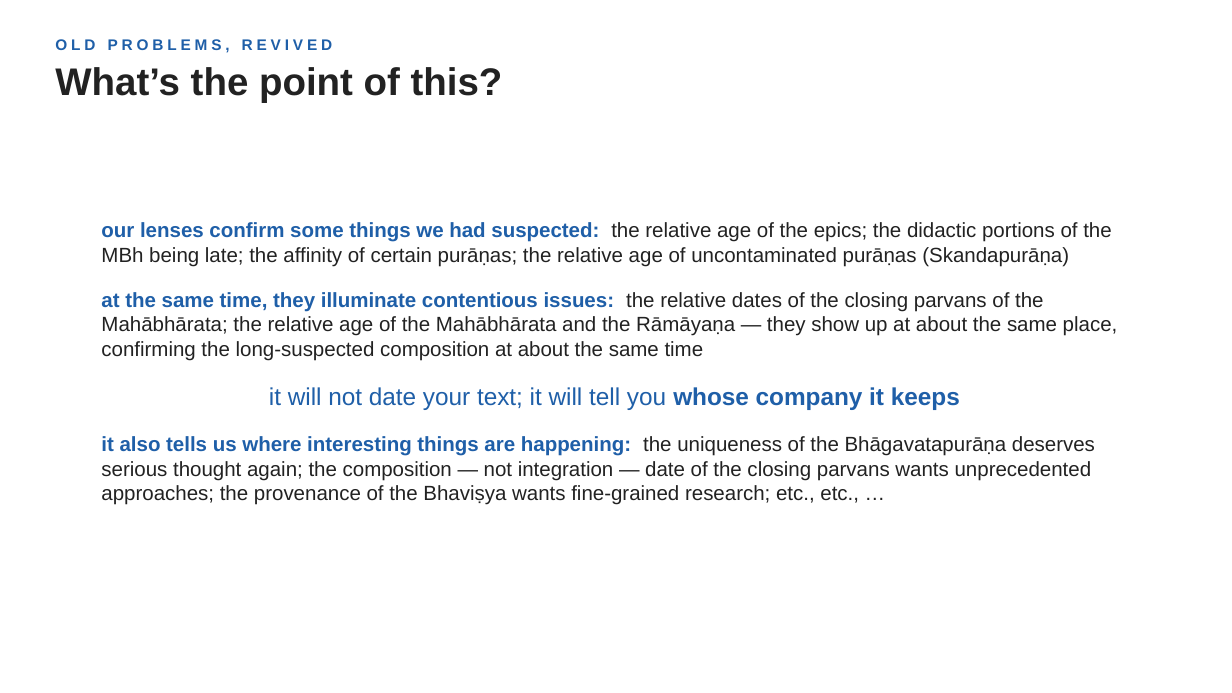
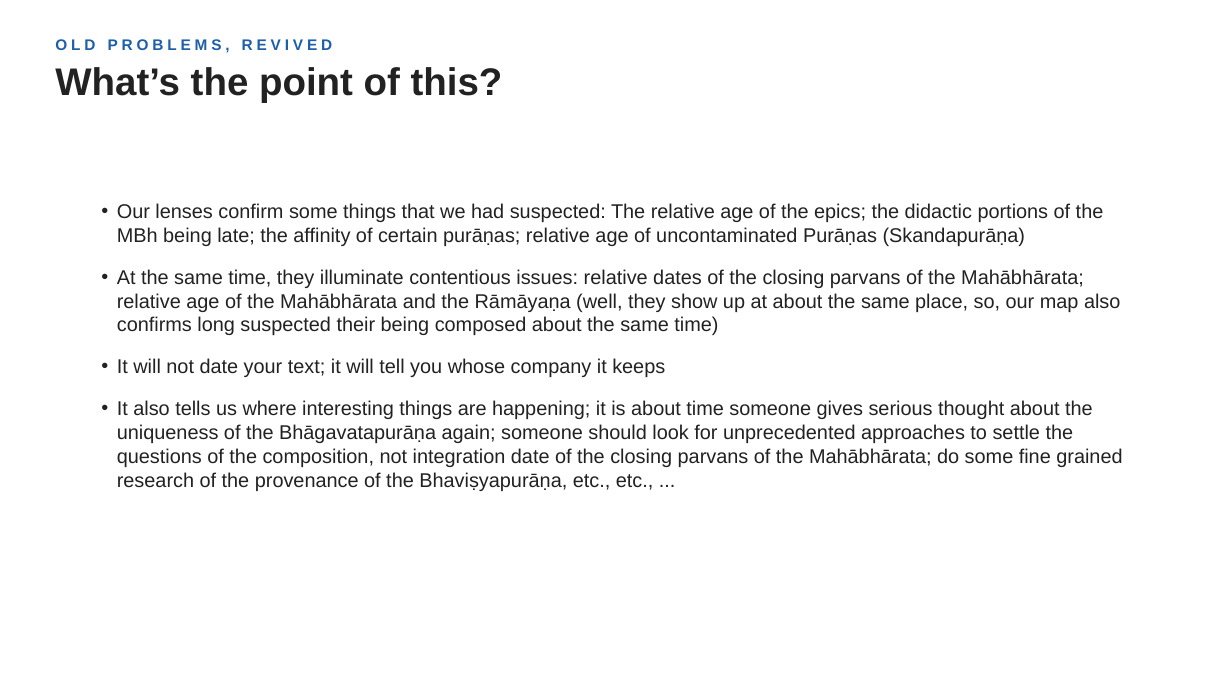
Before and after one commit to kengoharimoto/stylometry-experiments, a slide deck: slide 21 of materials/presentation_2026/chronology_stratification.pptx (slide 20 before the commit). Drawn at 1232x693 pixels with LibreOffice and Linux fonts; fonts in the diff are those of the drawing. Boxes give left, top, right and bottom in pixels: in the first picture for what was removed or moved away, otherwise in the second. Text is boxed around its words. In the diff, an @@ line names an element or a change of style, - is before the commit and + after.

```diff
--- a/materials/presentation_2026/chronology_stratification.pptx
+++ b/materials/presentation_2026/chronology_stratification.pptx
@@ text at <box>117,203,1122,491</box>: text changed; size 16 to 15.5 pt @@
-our lenses confirm some things we had suspected: the relative age of the epics; the didactic portions of the MBh being late; the affinity of certain purāṇas; the relative age of uncontaminated purāṇas (Skandapurāṇa)
-at the same time, they illuminate contentious issues: the relative dates of the closing parvans of the Mahābhārata; the relative age of the Mahābhārata and the Rāmāyaṇa — they show up at about the same place, confirming the long-suspected composition at about the same time
-it will not date your text; it will tell you whose company it keeps
-it also tells us where interesting things are happening: the uniqueness of the Bhāgavatapurāṇa deserves serious thought again; the composition — not integration — date of the closing parvans wants unprecedented approaches; the provenance of the Bhaviṣya wants fine-grained research; etc., etc., …
+• Our lenses confirm some things that we had suspected: The relative age of the epics; the didactic portions of the MBh being late; the affinity of certain purāṇas; relative age of uncontaminated Purāṇas (Skandapurāṇa)
+• At the same time, they illuminate contentious issues: relative dates of the closing parvans of the Mahābhārata; relative age of the Mahābhārata and the Rāmāyaṇa (well, they show up at about the same place, so, our map also confirms long suspected their being composed about the same time)
+• It will not date your text; it will tell you whose company it keeps
+• It also tells us where interesting things are happening; it is about time someone gives serious thought about the uniqueness of the Bhāgavatapurāṇa again; someone should look for unprecedented approaches to settle the questions of the composition, not integration date of the closing parvans of the Mahābhārata; do some fine grained research of the provenance of the Bhaviṣyapurāṇa, etc., etc., ...
```
Also in this commit, not shown: 10 other slides changed, 2 slides added, 1 slide removed, 6 other files.
